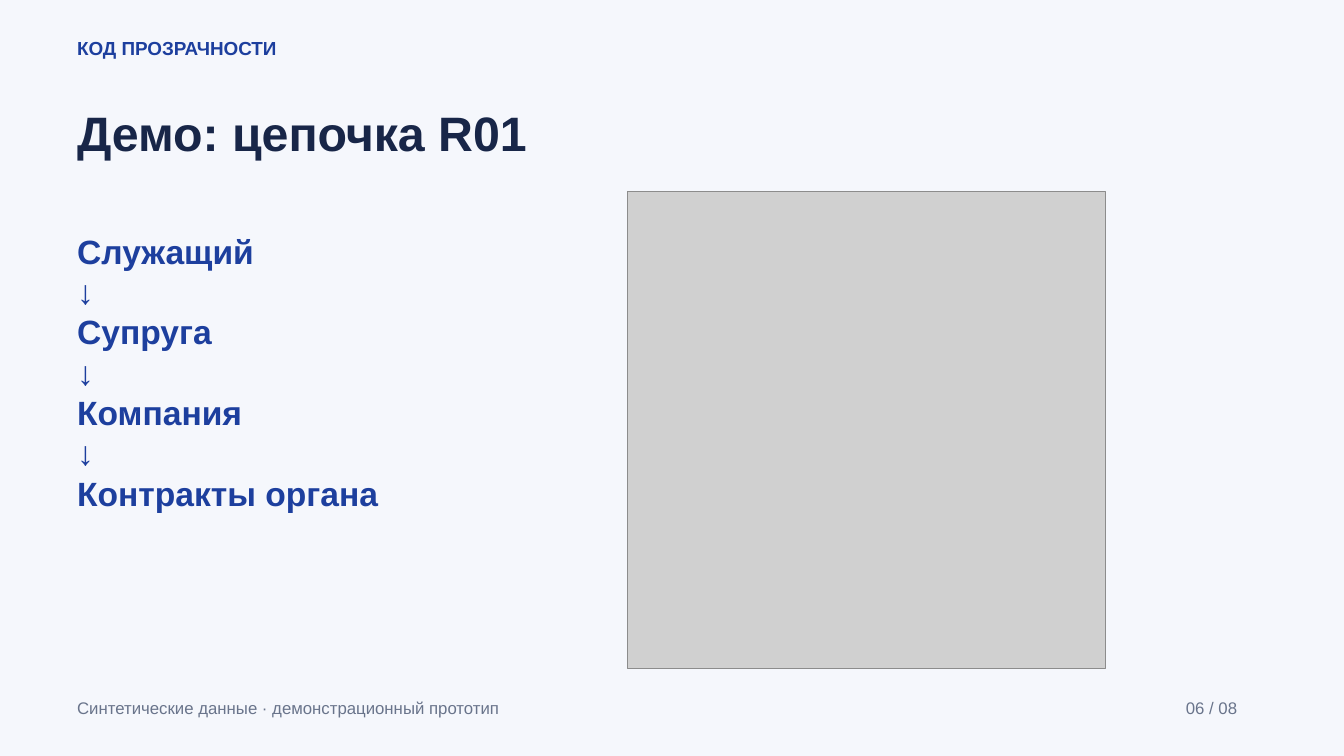
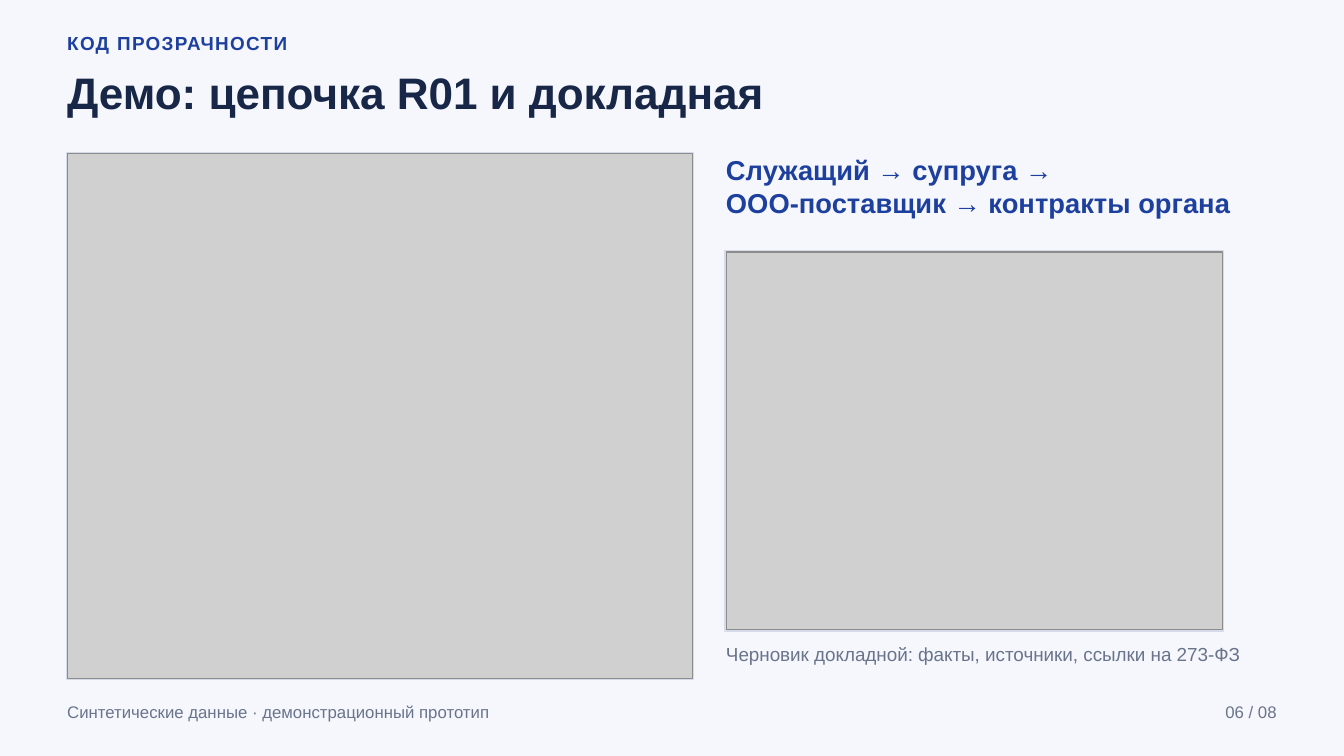
Before and after one commit to avt0b/kod_prozr_2026, a slide deck: slide 6 of docs/presentation/kod-prozrachnosti-review.pptx. Drawn at 1344x756 pixels with LibreOffice and Linux fonts; fonts in the diff are those of the drawing; grey boxes stand for pictures. Boxes give left, top, right and bottom in pixels: in the first picture for what was removed or moved away, otherwise in the second. Text is boxed around its words. In the diff, an @@ line names an element or a change of style, - is before the commit and + after.

```diff
--- a/docs/presentation/kod-prozrachnosti-review.pptx
+++ b/docs/presentation/kod-prozrachnosti-review.pptx
@@ text "КОД ПРОЗРАЧНОСТИ" at [67,37,287,54]: letter spacing 0 to 1 pt @@
@@ text at [67,78,763,117]: text changed; size 34.5 to 31.5 pt @@
-Демо: цепочка R01
+Демо: цепочка R01 и докладная
@@ rectangle added at [67,152,694,680], fill #FFFFFF, outline #D5DBE8 0.75 pt @@
@@ picture added at [68,153,693,679] @@
@@ text at [726,159,1230,218]: text changed; size 24 to 19.5 pt @@
-Служащий
-↓
-Супруга
-↓
-Компания
-↓
-Контракты органа
+Служащий → супруга →
+ООО-поставщик → контракты органа
@@ rectangle added at [725,251,1224,631], fill #FFFFFF, outline #D5DBE8 0.75 pt @@
@@ picture: place and size @@
-picture at [627,192,1105,669]
+picture at [726,252,1223,630]
@@ text added at [726,647,1240,665], 13.5 pt, text #69748B @@
+Черновик докладной: факты, источники, ссылки на 273-ФЗ
@@ text "Синтетические данные · демонстрационный прототип": place and size @@
-text "Синтетические данные · демонстрационный прототип" at [77,701,499,718]
+text "Синтетические данные · демонстрационный прототип" at [67,705,489,722]
@@ text "06 / 08": place and size @@
-text "06 / 08" at [1186,702,1237,714]
+text "06 / 08" at [1225,706,1277,718]
@@ text "06 / 08" at [1225,706,1277,718]: alignment left to right @@
```
Also in this commit, not shown: 5 other slides changed, 2 slides added, 2 slides removed, 17 other files.
